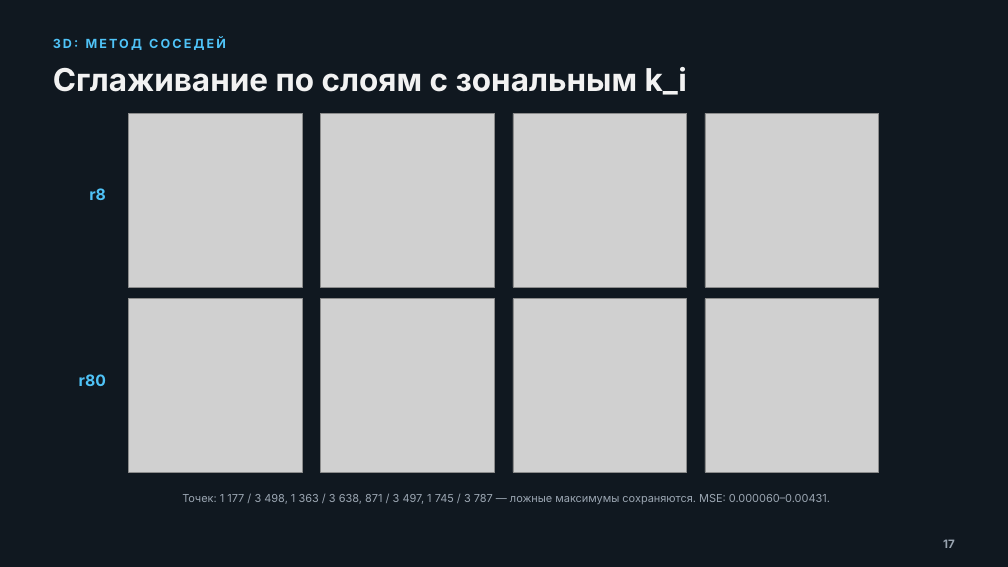
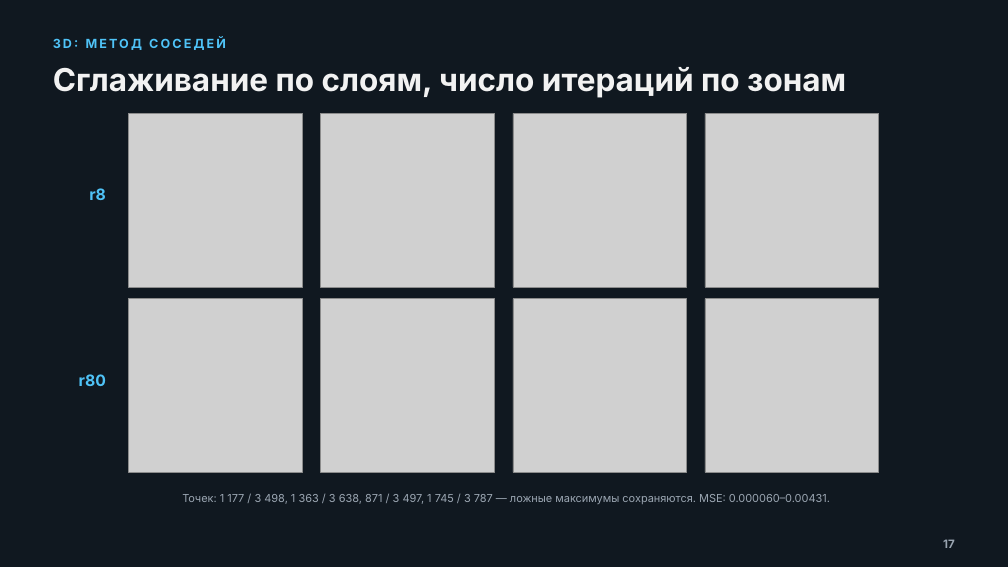
Before and after one commit to AlexQuasarStudio/Ogranka, a slide deck: slide 17 of point-cloud-3d-recovery.pptx. Drawn at 1008x567 pixels with LibreOffice and Linux fonts; fonts in the diff are those of the drawing; grey boxes stand for pictures. Boxes give left, top, right and bottom in pixels: in the first picture for what was removed or moved away, otherwise in the second. Text is boxed around its words. In the diff, an @@ line names an element or a change of style, - is before the commit and + after.

```diff
--- a/point-cloud-3d-recovery.pptx
+++ b/point-cloud-3d-recovery.pptx
@@ text at (53,67,846,98): text changed @@
-Сглаживание по слоям с зональным k_i
+Сглаживание по слоям, число итераций по зонам
```
Also in this commit, not shown: 14 other slides changed, 1 other file.
